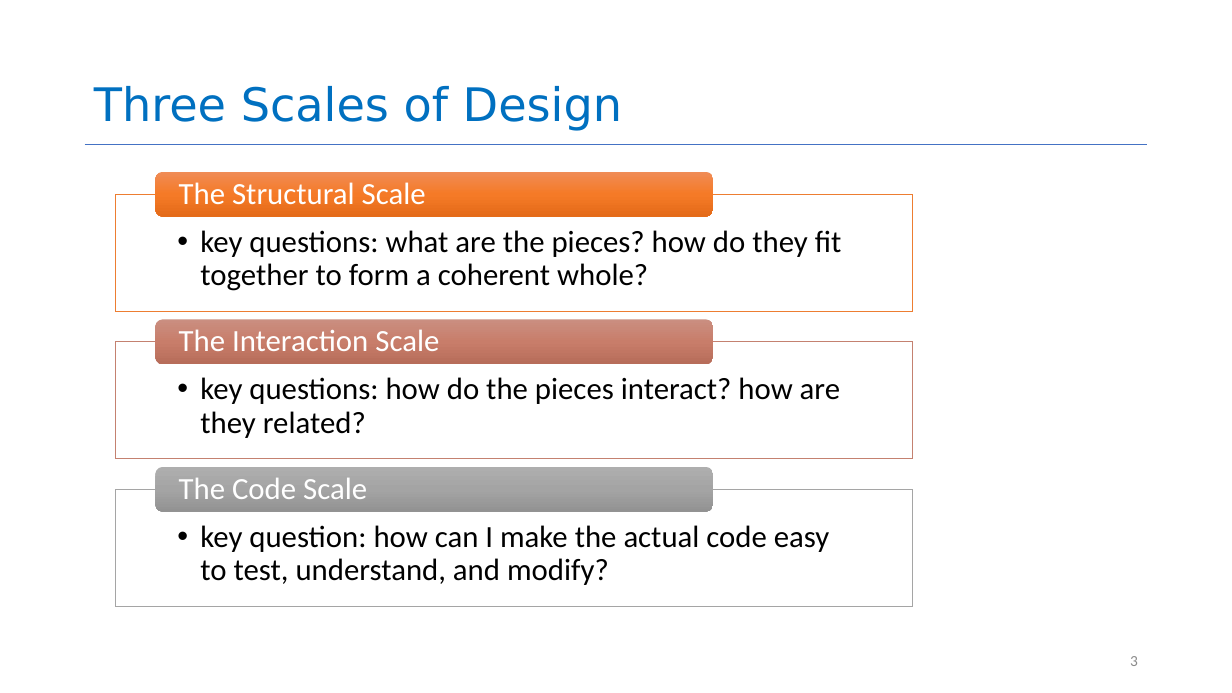
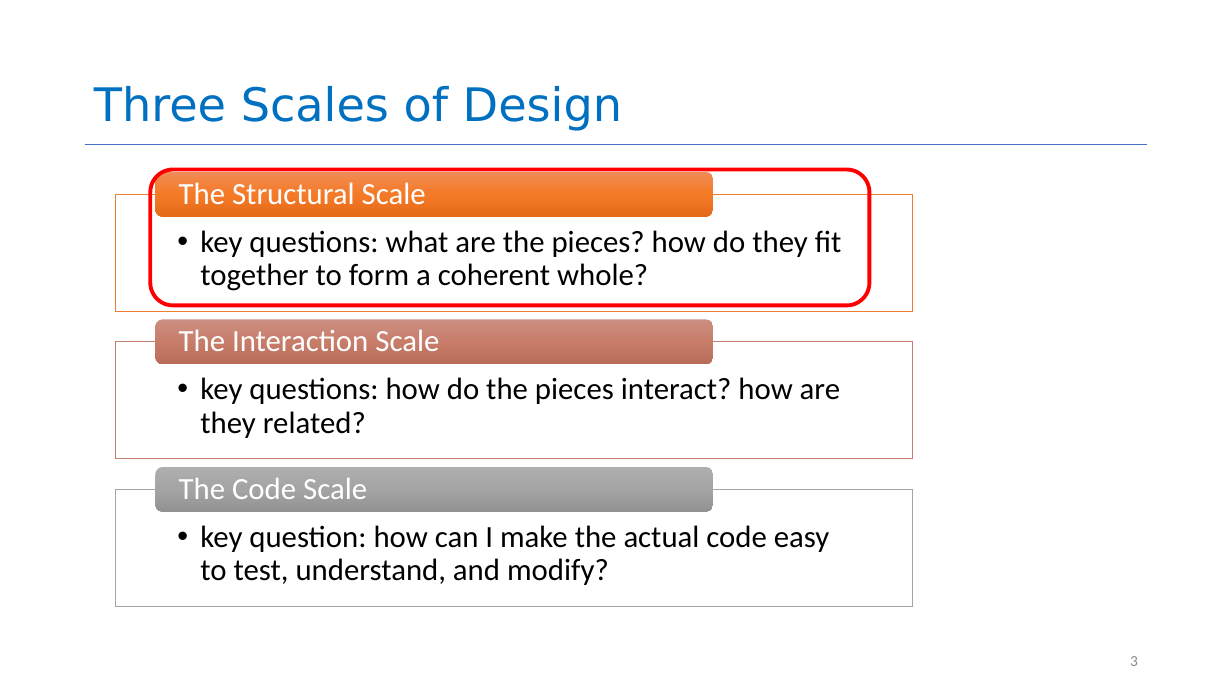
Before and after one commit to neu-se/CS4530-Spring-2026, a slide deck: slide 3 of Slides/Module 11.2 Application Level Patterns.pptx. Drawn at 1232x693 pixels with LibreOffice and Linux fonts; fonts in the diff are those of the drawing. Boxes give left, top, right and bottom in pixels: in the first picture for what was removed or moved away, otherwise in the second. Text is boxed around its words. In the diff, an @@ line names an element or a change of style, - is before the commit and + after.

```diff
--- a/Slides/Module 11.2 Application Level Patterns.pptx
+++ b/Slides/Module 11.2 Application Level Patterns.pptx
@@ rounded rectangle added at <box>151,169,870,305</box>, outline #FF0000 3 pt @@
```
Also in this commit, not shown: 1 other slide changed, 1 slide added, 3 other files.
